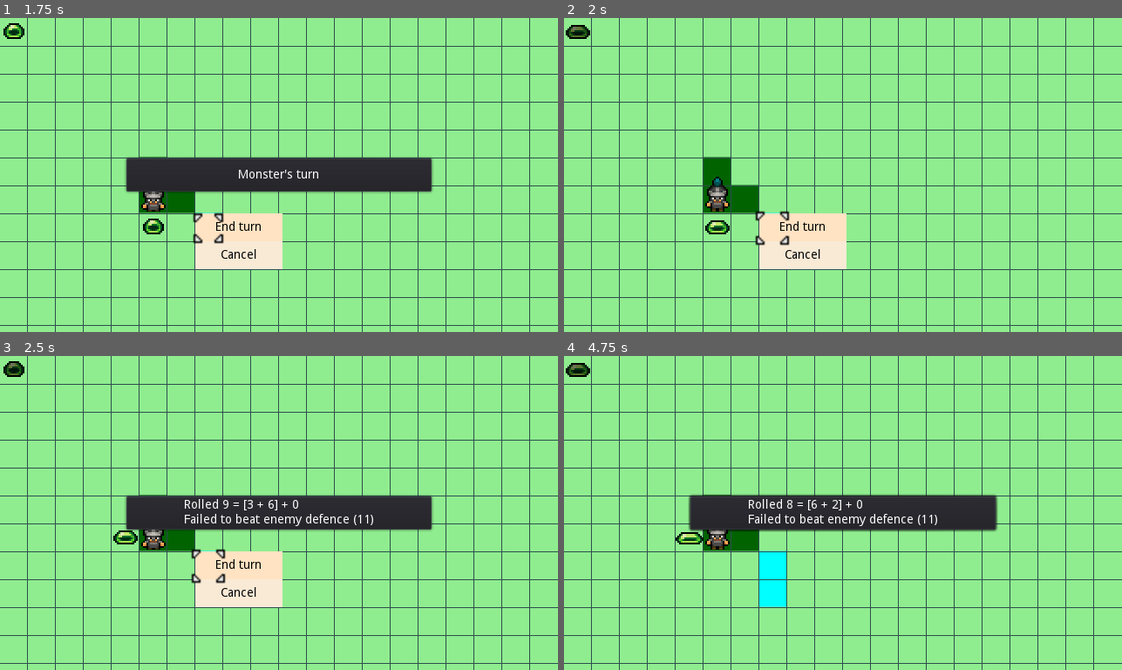
Above: before the commit, frames 1-4 (two rows, left to right).
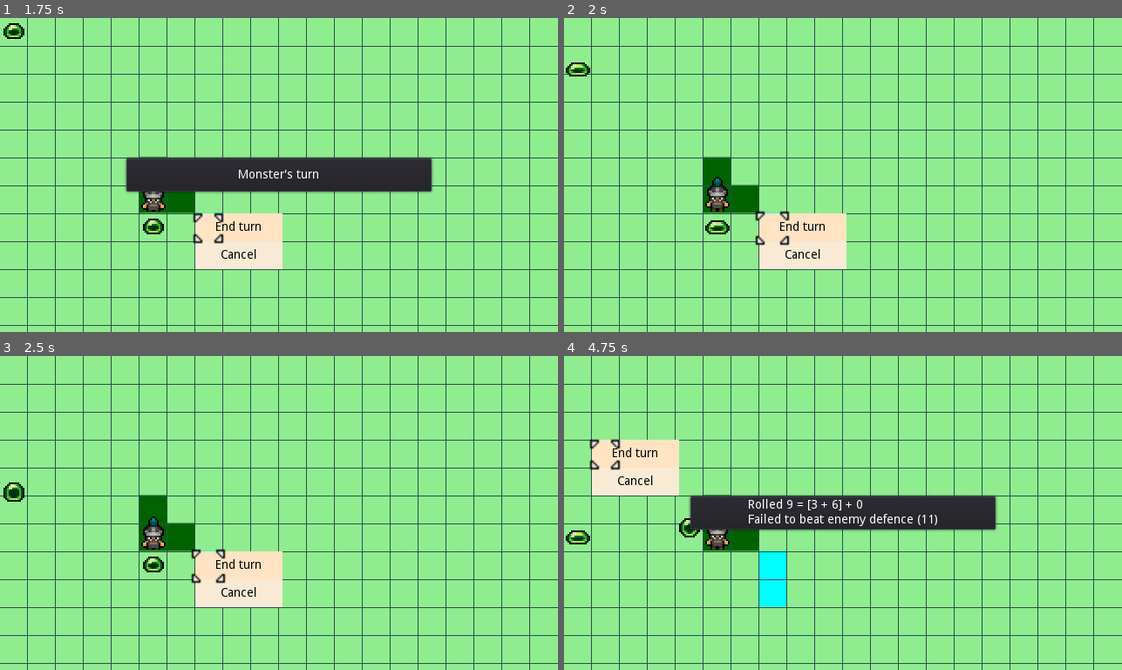
Above: after the commit, the same moments.

Repository: DaveRendell/gridcursor
Game: Godot game, scene res://src/battle/Battle.tscn
The game is run twice, just before and just after one commit, with the same random seed, the same clock (stepped at 60 frames per second) and the same inputs.
Inputs (mouse positions are in pixels of both pictures, inside the frame that each line leads up to):
- Up to frame 1 (1.75 s): tap Enter (ui_accept) at 0.5, 0.77, 1.52 s; move the mouse to (401, 159) at 0.52 s; hold Right (ui_right) 0.53-1.28 s; click (401, 159) at 0.67 s; move the mouse to (167, 190) at 1.27 s; hold Down (ui_down) from 1.28 s (still down)
- Up to frame 2 (2 s): keep holding Down (ui_down)
- Up to frame 3 (2.5 s): move the mouse to (334, 443) at 2.02 s; release Down (ui_down) at 2.03 s; hold Right (ui_right) from 2.03 s (still down)
- Up to frame 4 (4.75 s): move the mouse to (815, 575) at 2.77 s; release Right (ui_right) at 2.78 s; hold Up (ui_up) 2.78-3.53 s; click (815, 575) at 2.92 s; tap Enter (ui_accept) at 3.02, 3.77, 4.52 s; move the mouse to (1010, 560) at 3.52 s; hold Left (ui_left) from 3.53 s (still down); move the mouse to (675, 465) at 4.27 s

Frame 1 is identical in both runs. In frame 2, 0.3% of the frame differs, in the area x 0-5%, y 2-19%; in frame 3, 6.9%, in the area x 0-78%, y 1-69%; in frame 4, 4.1%.

Commit message:
Monsters move towards player characters if out of range

Diff:
--- a/src/battle/computer_player.gd
+++ b/src/battle/computer_player.gd
@@ -33,18 +33,49 @@
 		print(unit.character.attacks())
 		print(attack_source)
 		var attack = unit.character.attacks()[attack_source.attack_id]
-		var path = unit.get_path_to_coords(map, attack_source.source)
 
-		map.path = path
+		map.path = unit.get_path_to_coords(map, attack_source.source)
 		var animation = unit.animate_movement_along_path(map)
 		yield(animation, "finished")
 
 		var popup = unit.perform_attack(map, target, attack)
 		yield(popup, "tree_exited")
 
-		unit.update_position(map, path.last())
+		unit.update_position(map, attack_source.source)
+	else:
+		var edge_of_movement_range = edge_of_movement_range(unit)
+		var nearest_distance = INF
+		var best_location: Coordinate
+		for cell in edge_of_movement_range.to_array():
+			var nearest_distance_at_cell = distance_to_nearest_enemy(cell, unit, map)
+			if nearest_distance_at_cell < nearest_distance:
+				nearest_distance = nearest_distance_at_cell
+				best_location = cell
+
+		map.path = unit.get_path_to_coords(map, best_location)
+		print(map.path)
+		var animation = unit.animate_movement_along_path(map)
+		yield(animation, "finished")
+
+		unit.update_position(map, best_location)
 
 	unit.state_to_done(map)
 	# Brief pause for effect...
 	yield(unit.get_tree().create_timer(0.25), "timeout")
 	return unit_turn.emit_signal("complete", unit)
+
+static func edge_of_movement_range(unit: Unit) -> CoordinateList:
+	var out = []
+	for coordinate in unit.remaining_movement_at_cell.coordinates():
+		if unit.remaining_movement_at_cell.at(coordinate) == 0:
+			out.append(coordinate)
+	return CoordinateList.new(out)
+
+static func distance_to_nearest_enemy(position: Coordinate, unit: Unit, map: Map) -> int:
+	var nearest_distance = INF
+	for child in map.get_node("GridNodes").get_children():
+		var other_unit = child as Unit
+		if other_unit and other_unit.team != unit.team:
+			var distance = map.distance(unit.coordinate(), other_unit.coordinate())
+			nearest_distance = min(nearest_distance, distance)
+	return nearest_distance
